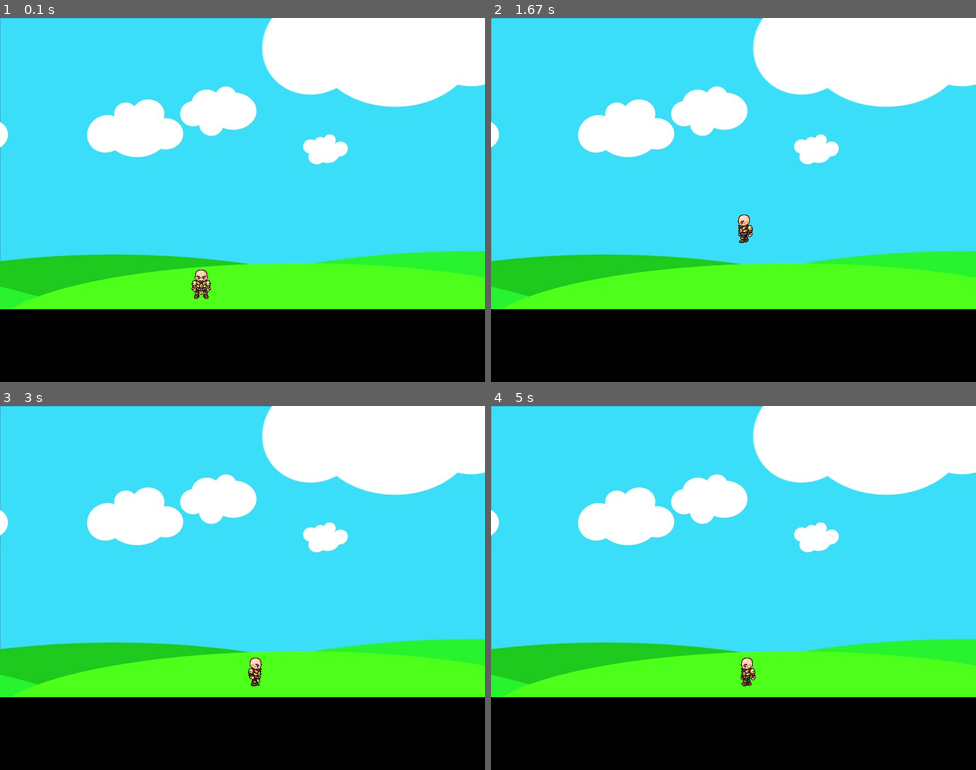
Above: before the commit, frames 1-4 (two rows, left to right).
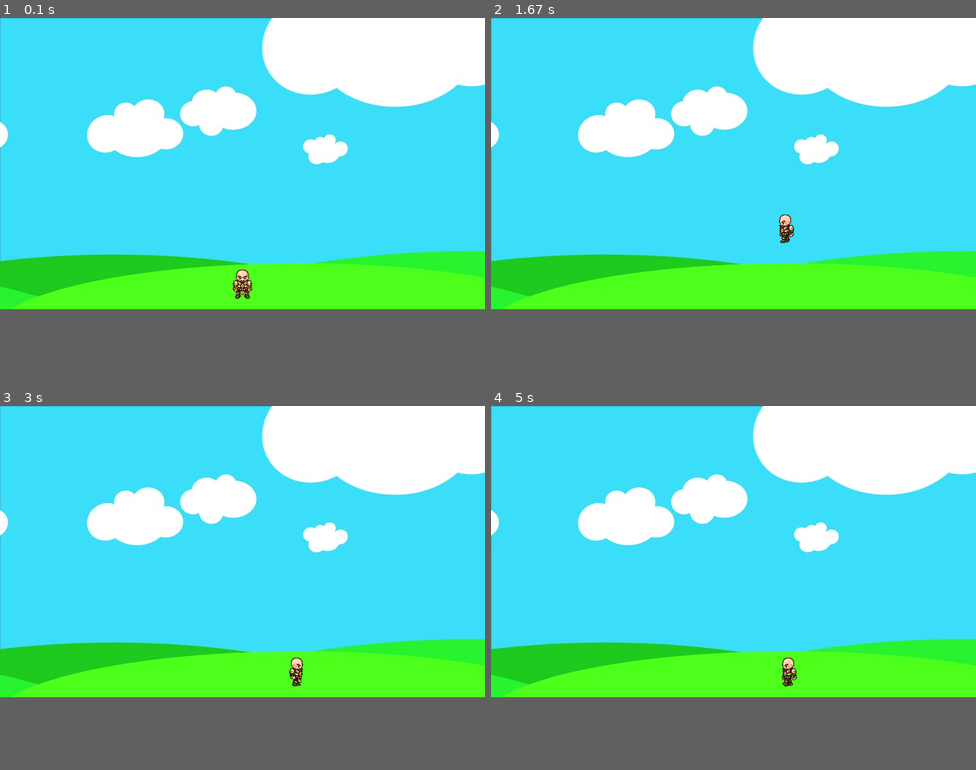
Above: after the commit, the same moments.

Repository: graying/PY3
Game: pygame game, started from pygame/pg_keymove.py
The game is run twice, just before and just after one commit, with the same random seed, the same clock (stepped at 60 frames per second) and the same inputs.
Inputs:
- Up to frame 1 (0.1 s): no input
- Up to frame 2 (1.67 s): hold Right 0.33-0.8 s; hold Right 0.83-1.3 s; tap Space at 0.9, 1.2, 1.4 s; hold Left from 1.33 s (still down)
- Up to frame 3 (3 s): tap Space at 1.7, 1.97, 2.27, 2.4, 2.7 s; release Left at 1.87 s; hold Left 1.9-2.3 s; hold Right 2.33-2.97 s
- Up to frame 4 (5 s): hold Left 3-3.47 s; tap Space at 3.07, 3.37, 3.57, 3.87, 4.07, 4.37, 4.57, 4.87 s; hold Right 3.5-3.97 s; hold Right 4-4.47 s; hold Left from 4.5 s (still down)
In our replay, the window is 800x600 before the commit and 800x480 after it. These sizes can differ from the game's own. Grey fills any space a smaller window leaves; there, only what the larger window draws over its background counts as a difference.

The runs differ from the first frame. In frame 1, 0.5% of the frame differs, in the area x 39-52%, y 69-78%; in frame 2, 0.4%; in frame 3, 0.3%; in frame 4, 0.4%.

Commit message:
Rewrite some code to optimized add "ESC Key to quit" in caption and function to quit when ESC pressed

Diff:
--- a/pygame/pg_keymove.py
+++ b/pygame/pg_keymove.py
@@ -1,12 +1,11 @@
 import pygame
 
+# init main game window and set title
 pygame.init()
-
-# init main game window and set title
 dis_x = 800
-dis_y = 600
+dis_y = 480
 dis = pygame.display.set_mode((dis_x, dis_y))
-pygame.display.set_caption("PYGamer...")
+pygame.display.set_caption("PYGamer~ ESC to quit ...")
 
 
 # player class initial
@@ -77,9 +76,8 @@
     pygame.display.update()
 
 
+man = Player(368, 400, 64, 64)
 run = True
-man = Player(300, 400, 64, 64)
-
 while run:
     clock.tick(27)
 
@@ -89,7 +87,9 @@
 
     keys = pygame.key.get_pressed()
 
-    if keys[pygame.K_LEFT] and man.x > man.vel:
+    if keys[pygame.K_ESCAPE]:
+        run = False
+    elif keys[pygame.K_LEFT] and man.x > man.vel:
         man.x -= man.vel
         man.left = True
         man.right = False
